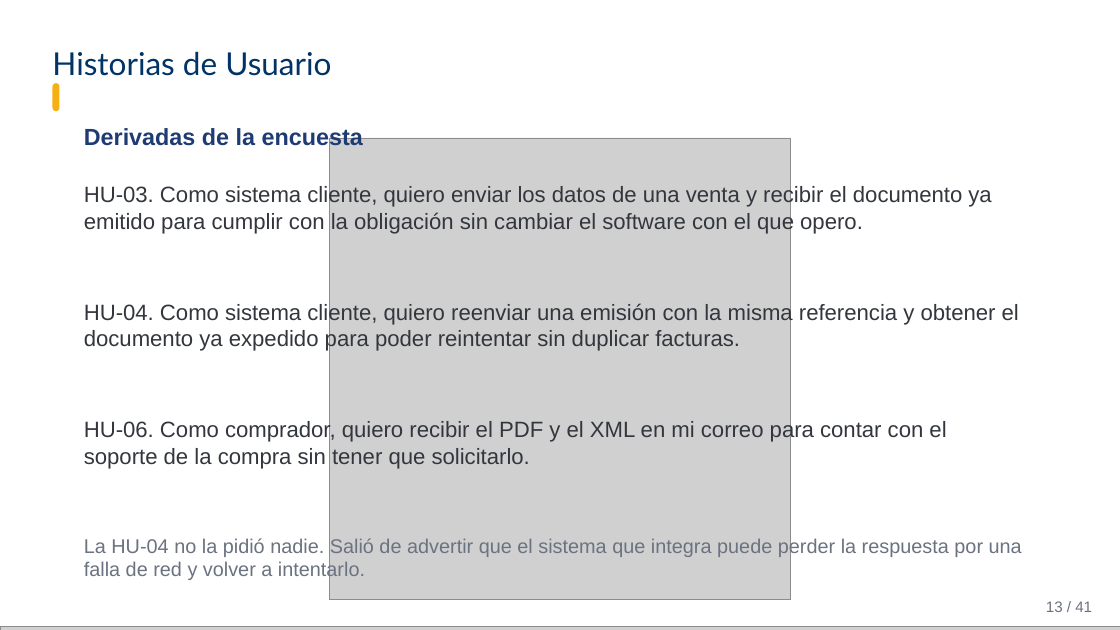
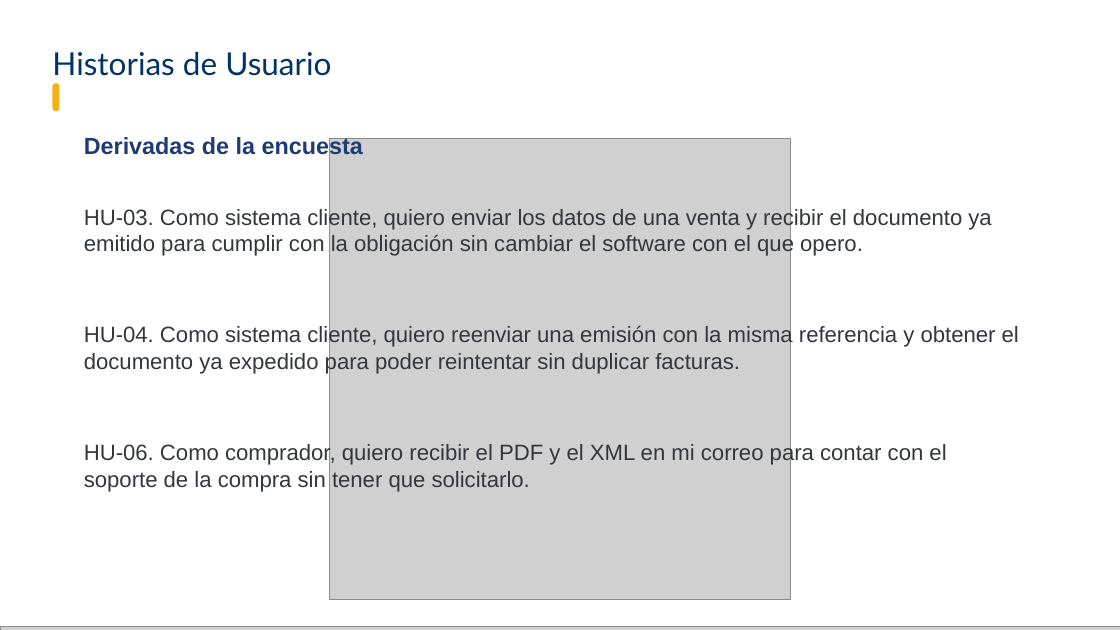
Before and after one commit to Brandonpyjv/Factugest, a slide deck: slide 13 of docs expo/carpeta exposicion/FactuGest - Sustentación.pptx. Drawn at 1120x630 pixels with LibreOffice and Linux fonts; fonts in the diff are those of the drawing; grey boxes stand for pictures; background and template pictures are left out. Boxes give left, top, right and bottom in pixels: in the first picture for what was removed or moved away, otherwise in the second. Text is boxed around its words. In the diff, an @@ line names an element or a change of style, - is before the commit and + after.

```diff
--- a/docs expo/carpeta exposicion/FactuGest - Sustentación.pptx
+++ b/docs expo/carpeta exposicion/FactuGest - Sustentación.pptx
@@ text "Derivadas de la encuesta": place and size @@
-text "Derivadas de la encuesta" at (84,128,363,150)
+text "Derivadas de la encuesta" at (84,135,363,159)
@@ text "HU-03. Como sistema cliente, quiero ...": place and size @@
-text "HU-03. Como sistema cliente, quiero ..." at (84,185,991,234)
+text "HU-03. Como sistema cliente, quiero ..." at (84,207,991,257)
@@ text "HU-04. Como sistema cliente, quiero ...": place and size @@
-text "HU-04. Como sistema cliente, quiero ..." at (84,302,1019,352)
+text "HU-04. Como sistema cliente, quiero ..." at (84,325,1019,374)
@@ text "HU-06. Como comprador, quiero recibir ...": place and size @@
-text "HU-06. Como comprador, quiero recibir ..." at (84,420,946,469)
+text "HU-06. Como comprador, quiero recibir ..." at (84,442,946,492)
@@ text removed at (84,537,1022,581) @@
-La HU-04 no la pidió nadie. Salió de advertir que el sistema que integra puede perder la respuesta por una falla de red y volver a intentarlo.
@@ text removed at (1046,601,1092,612) @@
-13 / 41
```
Also in this commit, not shown: 35 other slides changed, 2 slides added, 5 slides removed, 10 other files.
